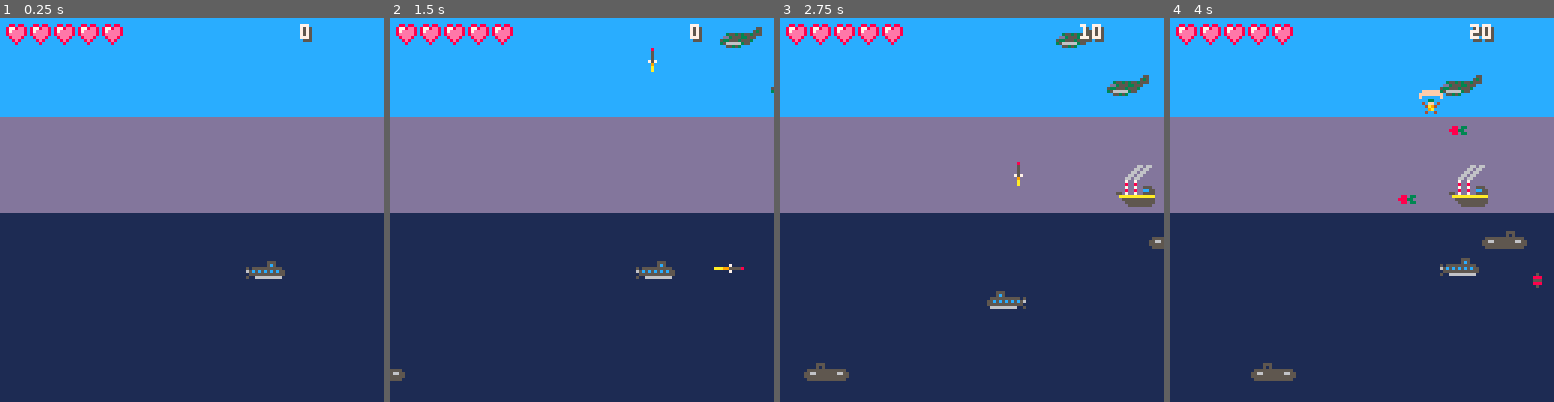
Above: before the commit, frames 1-4 (left to right).
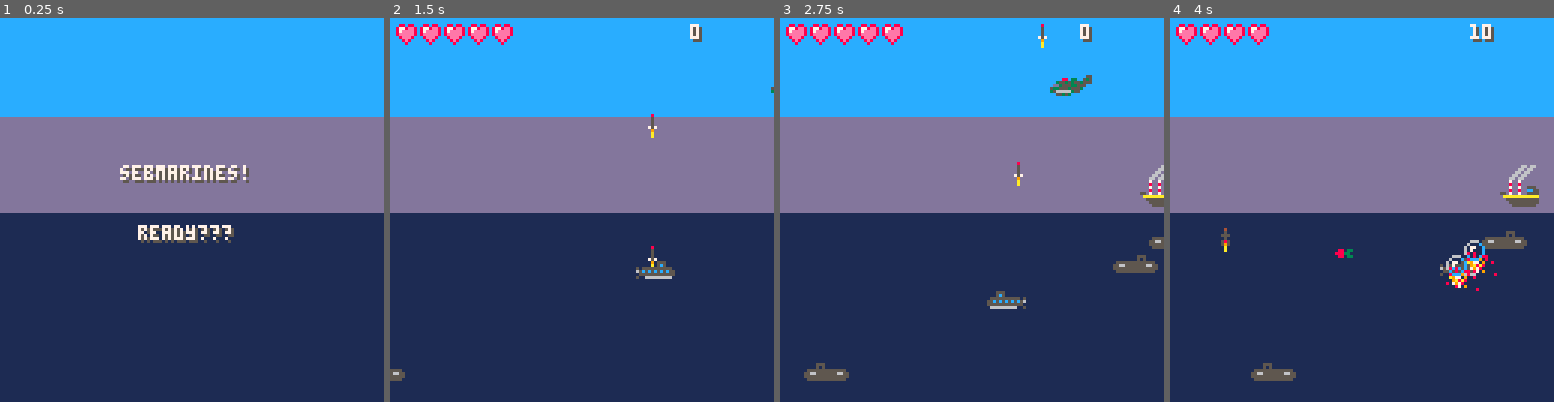
Above: after the commit, the same moments.

Repository: sebkester/pico-carts
Game: PICO-8 cartridge sud.p8
The game is run twice, just before and just after one commit, with the same random seed, the same clock (stepped at 60 frames per second) and the same inputs.
Inputs:
- Up to frame 1 (0.25 s): no input
- Up to frame 2 (1.5 s): tap O (Z key) at 0.33, 0.7, 1.43 s; tap X (X key) at 1.07 s
- Up to frame 3 (2.75 s): hold Left 1.97-2.37 s; tap X (X key) at 2.07, 2.4, 2.73 s; tap O (Z key) at 2.22 s; hold Down from 2.42 s (still down)
- Up to frame 4 (4 s): release Down at 2.82 s; hold Right 2.87-3.53 s; tap X (X key) at 3.07, 3.4, 3.73 s; tap O (Z key) at 3.1, 3.98 s; hold Up from 3.58 s (still down)

The runs differ from the first frame. In frame 1, 3.5% of the frame differs, in the area x 1-82%, y 1-68%; in frame 2, 0.6%; in frame 3, 2.2%; in frame 4, 2.8%.

Commit message:
title, boat & plane speeds

Diff:
--- a/sud.p8
+++ b/sud.p8
@@ -4,16 +4,27 @@
 --general code--
 --(stuff)--
 function _init()
+ restart()
+ started = false
+end
+
+function restart()
 	sub_init()
 	shot_init()
  baddie_init()
  exp_init()
  dead_init()
+ started = true
 end
 
 function _update()
- if p.alive then
+
+ if started and p.alive then
  	move()
+ else
+  if btnp(4) or btnp(5) then
+   restart()
+  end
 	end
 	move_shots()
 	move_baddies()
@@ -25,7 +36,9 @@
  end
 
  step_explosions()
- check_hits()
+ if started then
+	 check_hits()
+ end
 end
 
 function	_draw()
@@ -46,6 +59,11 @@
 
  for b in all(bb) do
 		spr(b.sprite,b.x,b.y,2,b.h,b.flip)
+ end
+
+ if not started then
+  draw_start()
+  return
  end
 
 	if (p.alive) then
@@ -64,6 +82,15 @@
 	end
 	print(p.score, 101, 3, 5)
 	print(p.score, 100, 2, 7)
+end
+
+function draw_start()
+ print("sebmarines!", 41, 50, 5)
+ print("sebmarines!", 40, 49, 7)
+
+ print("ready???", 47, 70, 5)
+ print("ready???", 46, 69, 7)
+
 end
 -->8
 --submarine stuff--
@@ -235,14 +264,16 @@
  if (b.y < 56) then
  	b.sprite = 8
  	b.h = 2
+ 	b.vx = baddie_speed * 0.5
  end
  if (b.y < 32) then
   b.sprite = 46
   b.h = 1
+ 	b.vx = baddie_speed * 2
  end
  if (rnd(1)<0.5) then
   b.x = 127
-  b.vx = -baddie_speed
+  b.vx = -b.vx
   b.flip = true
  end
 
